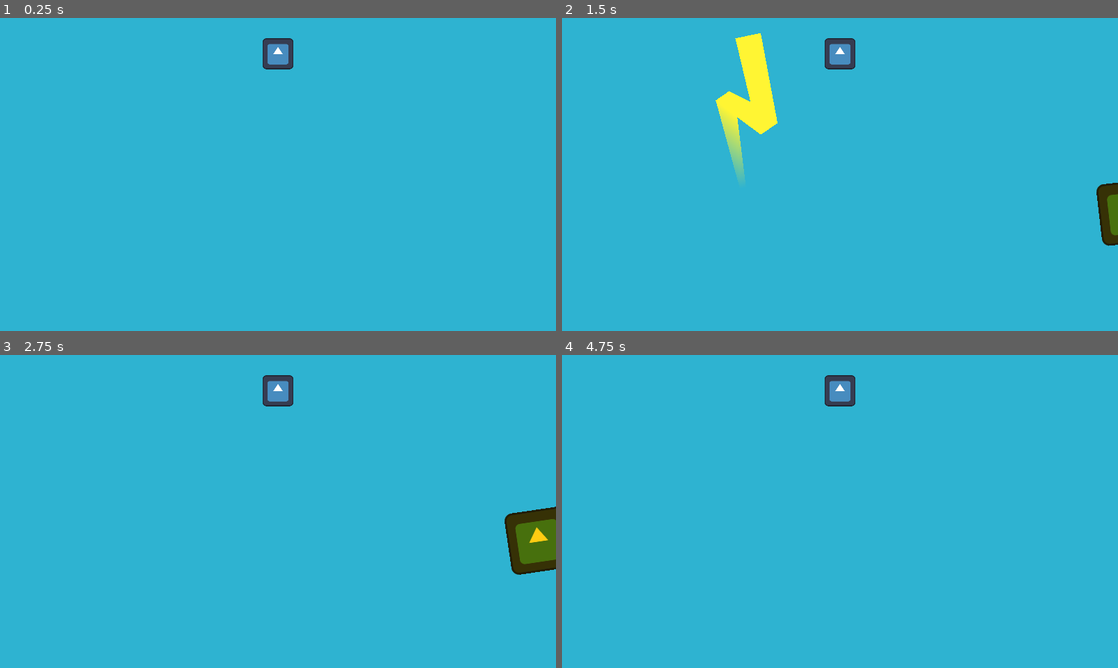
Above: before the commit, frames 1-4 (two rows, left to right).
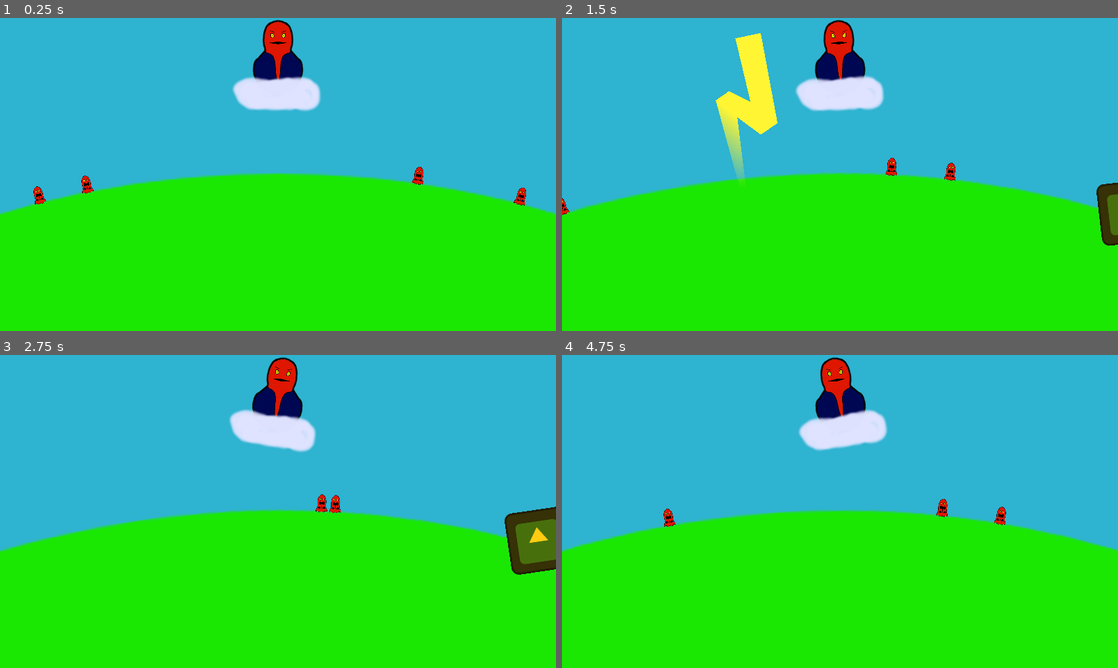
Above: after the commit, the same moments.

Repository: MANM-ANMM/jam_orage_o_rage
Game: Godot game, scene res://scene/main.tscn
Same seed, same stepped clock (60 frames per second), same inputs: the game is played once before the commit and once after it. The engine's default icon, where the game draws it, is replaced by a stand-in: a white triangle on a blue panel in a dark square.
Inputs (mouse positions are in pixels of both pictures, inside the frame that each line leads up to):
- Up to frame 1 (0.25 s): no input
- Up to frame 2 (1.5 s): tap Enter (ui_accept) at 0.5, 0.77 s; move the mouse to (962, 158) at 0.52 s; hold Right (move_right) 0.53-1.28 s; click (962, 158) at 0.6 s; move the mouse to (728, 190) at 1.27 s; hold Left (move_left) from 1.28 s (still down); click (728, 190) at 1.35 s
- Up to frame 3 (2.75 s): tap Enter (ui_accept) at 1.52 s; move the mouse to (333, 442) at 2.02 s; release Left (move_left) at 2.03 s; hold Right (move_right) from 2.03 s (still down); click (333, 442) at 2.1 s
- Up to frame 4 (4.75 s): move the mouse to (812, 574) at 2.77 s; click (812, 574) at 2.85 s; tap Enter (ui_accept) at 3.02, 3.77, 4.52 s; move the mouse to (1006, 558) at 3.52 s; release Right (move_right) at 3.53 s; hold Left (move_left) from 3.53 s (still down); click (1006, 558) at 3.6 s; move the mouse to (673, 464) at 4.27 s; click (673, 464) at 4.35 s

The runs differ from the first frame. In frame 1, 49% of the frame differs, in the area x 0-100%, y 0-100%; in frame 2, 49%; in frame 3, 49%; in frame 4, 49%.

Commit message:
sprites debut

Diff:
--- a/scene/personnages/adeptes/adepte_constructeur.tscn
+++ b/scene/personnages/adeptes/adepte_constructeur.tscn
@@ -1,8 +1,9 @@
-[gd_scene load_steps=5 format=3 uid="uid://b0rirvskmpf7i"]
+[gd_scene load_steps=6 format=3 uid="uid://b0rirvskmpf7i"]
 
 [ext_resource type="PackedScene" uid="uid://b11tyoc8vc22q" path="res://scene/personnages/personnage.tscn" id="1_gbo7i"]
 [ext_resource type="PackedScene" uid="uid://djdrod7i0doew" path="res://scene/personnages/constructeur.tscn" id="2_nsfdy"]
 [ext_resource type="PackedScene" uid="uid://f4bj033thorm" path="res://scene/personnages/modes_deplacements/mode_deplacement_civil.tscn" id="3_jxjue"]
+[ext_resource type="Texture2D" uid="uid://b26d76fi6j3f8" path="res://sprite/apotre_constructeur.png" id="4_ok2xu"]
 
 [sub_resource type="CircleShape2D" id="CircleShape2D_c6s6m"]
 radius = 5.0
@@ -21,3 +22,8 @@
 
 [node name="ModeDeplacementCivil" parent="." index="2" node_paths=PackedStringArray("personnage") instance=ExtResource("3_jxjue")]
 personnage = NodePath("..")
+
+[node name="Sprite2D" type="Sprite2D" parent="." index="4"]
+position = Vector2(0, -2.75)
+scale = Vector2(0.03, 0.03)
+texture = ExtResource("4_ok2xu")
--- a/scene/planete.tscn
+++ b/scene/planete.tscn
@@ -1,4 +1,6 @@
-[gd_scene load_steps=2 format=3 uid="uid://cifcn4sdgqepo"]
+[gd_scene load_steps=3 format=3 uid="uid://cifcn4sdgqepo"]
+
+[ext_resource type="Texture2D" uid="uid://cvf4c28qe8opg" path="res://sprite/planete.png" id="1_vstti"]
 
 [sub_resource type="CircleShape2D" id="CircleShape2D_bhx8o"]
 radius = 800.0
@@ -8,3 +10,7 @@
 [node name="CollisionShape2D" type="CollisionShape2D" parent="."]
 shape = SubResource("CircleShape2D_bhx8o")
 debug_color = Color(0, 0.701961, 0.188235, 0.560784)
+
+[node name="Sprite2D" type="Sprite2D" parent="."]
+scale = Vector2(1.595, 1.595)
+texture = ExtResource("1_vstti")
--- a/scene/player.tscn
+++ b/scene/player.tscn
@@ -1,7 +1,7 @@
 [gd_scene load_steps=4 format=3 uid="uid://3c52545gaet2"]
 
-[ext_resource type="Texture2D" uid="uid://c0iegaufwxl7r" path="res://icon.svg" id="1_gqmoa"]
 [ext_resource type="Script" path="res://script/player.gd" id="1_pfb8c"]
+[ext_resource type="Texture2D" uid="uid://b03eqnc28y3tc" path="res://sprite/player.png" id="2_gw48b"]
 
 [sub_resource type="CapsuleShape2D" id="CapsuleShape2D_u4is0"]
 radius = 35.0
@@ -11,11 +11,11 @@
 script = ExtResource("1_pfb8c")
 
 [node name="altitude" type="Node2D" parent="."]
-position = Vector2(0, -900)
+position = Vector2(0, -890)
 
 [node name="Sprite2D" type="Sprite2D" parent="altitude"]
-scale = Vector2(0.2, 0.2)
-texture = ExtResource("1_gqmoa")
+scale = Vector2(0.075, 0.075)
+texture = ExtResource("2_gw48b")
 
 [node name="AreaNuages" type="Area2D" parent="altitude"]
 collision_layer = 0
--- a/script/player.gd
+++ b/script/player.gd
@@ -3,11 +3,12 @@
 @export var speed := PI/15.0
 @onready var area_nuages := $altitude/AreaNuages
 @export var ciblage_foudre : CiblageFoudre
+@onready var sprite := $altitude/Sprite2D
 
 # Called every frame. 'delta' is the elapsed time since the previous frame.
 func _process(delta):
 	var movement = Input.get_axis("move_left", "move_right")
-
+	sprite.rotation = rotate_toward(sprite.rotation, movement*PI/20, delta)
 	rotate(movement*delta*speed)
 
 func _physics_process(delta):
Binary file added: sprite/apotre_constructeur.png
Not shown, added: sprite/apotre_constructeur.png.import
Binary file added: sprite/planete.png
Not shown, added: sprite/planete.png.import
Binary file added: sprite/player.png
Not shown, added: sprite/player.png.import
Not shown, added: sprite/adepte_constructeur.kra
Not shown, added: sprite/apotre_constructeur.kra~
Not shown, added: sprite/planete.kra
Not shown, added: sprite/player.kra
Not shown, added: sprite/player.kra~
